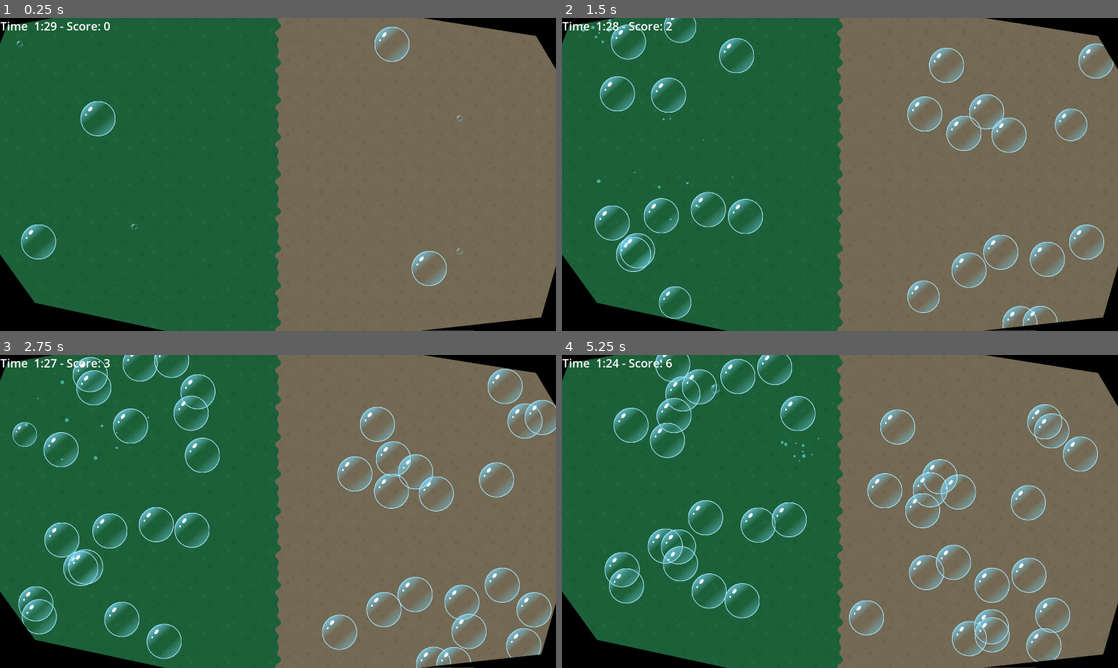
Above: before the commit, frames 1-4 (two rows, left to right).
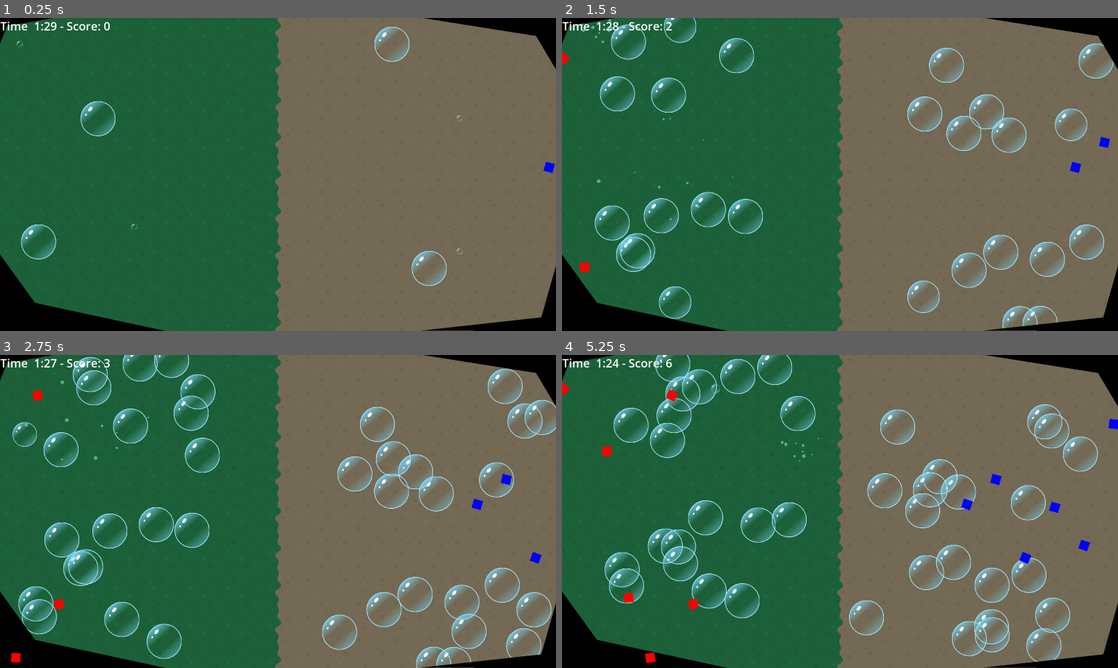
Above: after the commit, the same moments.

Repository: pkasprzyk/ggj2025
Game: Godot game, scene res://main.tscn
The game is run twice, just before and just after one commit, with the same random seed, the same clock (stepped at 60 frames per second) and the same inputs.
Inputs (mouse positions are in pixels of both pictures, inside the frame that each line leads up to):
- Up to frame 1 (0.25 s): no input
- Up to frame 2 (1.5 s): move the mouse to (662, 118) at 0.52 s; click (662, 118) at 0.67 s; move the mouse to (600, 46) at 1.27 s; click (600, 46) at 1.42 s
- Up to frame 3 (2.75 s): move the mouse to (66, 426) at 2.02 s; click (66, 426) at 2.17 s
- Up to frame 4 (5.25 s): move the mouse to (695, 426) at 2.77 s; click (695, 426) at 2.92 s; move the mouse to (773, 392) at 3.52 s; click (773, 392) at 3.67 s; move the mouse to (728, 364) at 4.27 s; click (728, 364) at 4.42 s; move the mouse to (801, 458) at 5.02 s; click (801, 458) at 5.17 s

The runs differ from the first frame. In frame 1, less than 0.1% of the frame differs, in the area x 97-100%, y 46-50%; in frame 2, 0.2%; in frame 3, 0.3%; in frame 4, 0.6%, in the area x 0-100%, y 8-99%.

Commit message:
fixed boids

Diff:
--- a/game_state.gd
+++ b/game_state.gd
@@ -29,6 +29,8 @@
 	player_right_base = new_player_right_base
 	player_right_base.init(viewport_right, viewport_top, viewport_bottom, viewport_left)
 	right_spawn_timer = new_right_spawn_timer
+	player_left_base.set_other_base(player_right_base)
+	player_right_base.set_other_base(player_left_base)
 
 
 func _process(delta: float) -> void:
@@ -38,7 +40,7 @@
 	score_label.text = "Time %2d:%02d - Score: %s" % [int(timer) / 60, int(timer) % 60, score]
 	if right_spawn_timer.is_stopped():
 		right_spawn_timer.start()
-		player_right_base.spawn_unit()
+		player_right_base.spawn_unit(UnitShooter.PlayerSide.PLAYER_RIGHT)
 
 	if timer < 0.0:
 		get_tree().paused = true
@@ -47,7 +49,7 @@
 
 func bubble_popped() -> void:
 	increment_score(1)
-	player_left_base.spawn_unit()
+	player_left_base.spawn_unit(UnitShooter.PlayerSide.PLAYER_LEFT)
 
 
 func increment_score(value: int) -> void:
--- a/objects/unit_base/unit_base.gd
+++ b/objects/unit_base/unit_base.gd
@@ -11,6 +11,9 @@
 var target_x: float
 
 
+var other_base: UnitBase
+
+
 func _ready() -> void:
 	pass # Replace with function body.
 
@@ -22,11 +25,14 @@
 	target_x = new_target_x
 
 
-func spawn_unit() -> void:
+func set_other_base(new_other_base: UnitBase) -> void:
+	other_base = new_other_base
+
+
+func spawn_unit(player_side: UnitShooter.PlayerSide) -> void:
 	var spawn_point = Vector2(spawn_x, randf_range(spawn_y_start, spawn_y_end))
-	var unit_instance = UnitShooter.spawn(UnitShooter.PlayerSide.PLAYER_LEFT, self, Vector2(target_x, spawn_point.y))
+	var unit_instance = UnitShooter.spawn(player_side, self, Vector2(target_x, spawn_point.y), other_base)
 	units_group.add_child(unit_instance)
-	print("spawn_point", spawn_point)
 	unit_instance.global_position = spawn_point
 
 
--- a/objects/unit_shooter/unit_shooter.gd
+++ b/objects/unit_shooter/unit_shooter.gd
@@ -2,10 +2,12 @@
 
 class_name UnitShooter
 
-@export var speed: float = 100
+@export var speed: float = 100.0
+@export var separation_distance: float = 50.0
 
 var target: Vector2 = Vector2.ZERO
 var base: UnitBase
+var other_base: UnitBase
 var velocity: Vector2 = Vector2.ZERO
 
 
@@ -23,9 +25,10 @@
 	pass # Replace with function body.
 
 
-static func spawn(player: PlayerSide, new_base: UnitBase, new_target: Vector2) -> UnitShooter:
+static func spawn(player: PlayerSide, new_base: UnitBase, new_target: Vector2, new_other_base: UnitBase) -> UnitShooter:
 	var unit = unit_scene.instantiate()
 	unit.base = new_base
+	unit.other_base = new_other_base
 	unit.target = new_target
 	unit.modulate = Color(1, 0, 0, 1) if player == PlayerSide.PLAYER_LEFT else Color(0, 0, 1, 1)
 	return unit
@@ -33,6 +36,9 @@
 
 func _cohesion_rule(all_units) -> Vector2:
 	var perceived_centre: Vector2
+
+	if all_units.size() == 1:
+		return Vector2.ZERO
 
 	for other_unit in all_units:
 		if self != other_unit:
@@ -46,15 +52,21 @@
 func _seperation_rule(all_units) -> Vector2:
 	var seperation_vec: Vector2
 
+	if all_units.size() == 1:
+		return Vector2.ZERO
+
 	for other_unit in all_units:
 		if self != other_unit:
-			if (other_unit.position - position).length() < 150:
+			if (other_unit.position - position).length() < separation_distance:
 				seperation_vec = seperation_vec - (other_unit.position - position)
 
 	return seperation_vec
 
 func _allignment_rule(all_units) -> Vector2:
 	var perceived_velocity: Vector2
+
+	if all_units.size() == 1:
+		return Vector2.ZERO
 
 	for other_unit in all_units:
 		if self != other_unit:
@@ -66,14 +78,13 @@
 
 
 func _physics_process(delta: float) -> void:
-	var all_units = base.get_units()
+	var friendly_units = base.get_units()
+	var enemy_units = other_base.get_units()
 	var new_velocity = (target - global_position).normalized() * speed / 2
-	print(name, " new_vel", new_velocity, "pos", global_position, "target", target)
-	if all_units.size():
-		var cohesion_vec: Vector2 = _cohesion_rule(all_units)
-		var seperation_vec: Vector2 = _seperation_rule(all_units)
-		var allignment_vec: Vector2 = _allignment_rule(all_units)
-		new_velocity = new_velocity + cohesion_vec + allignment_vec + seperation_vec
+	var cohesion_vec: Vector2 = _cohesion_rule(friendly_units)
+	var seperation_vec: Vector2 = _seperation_rule(friendly_units + enemy_units)
+	var allignment_vec: Vector2 = _allignment_rule(friendly_units)
+	new_velocity = new_velocity + cohesion_vec + allignment_vec + seperation_vec
 	velocity = new_velocity.normalized() * speed
 	look_at(velocity)
 	global_position += velocity * delta
Not shown, changed: export_presets.cfg
